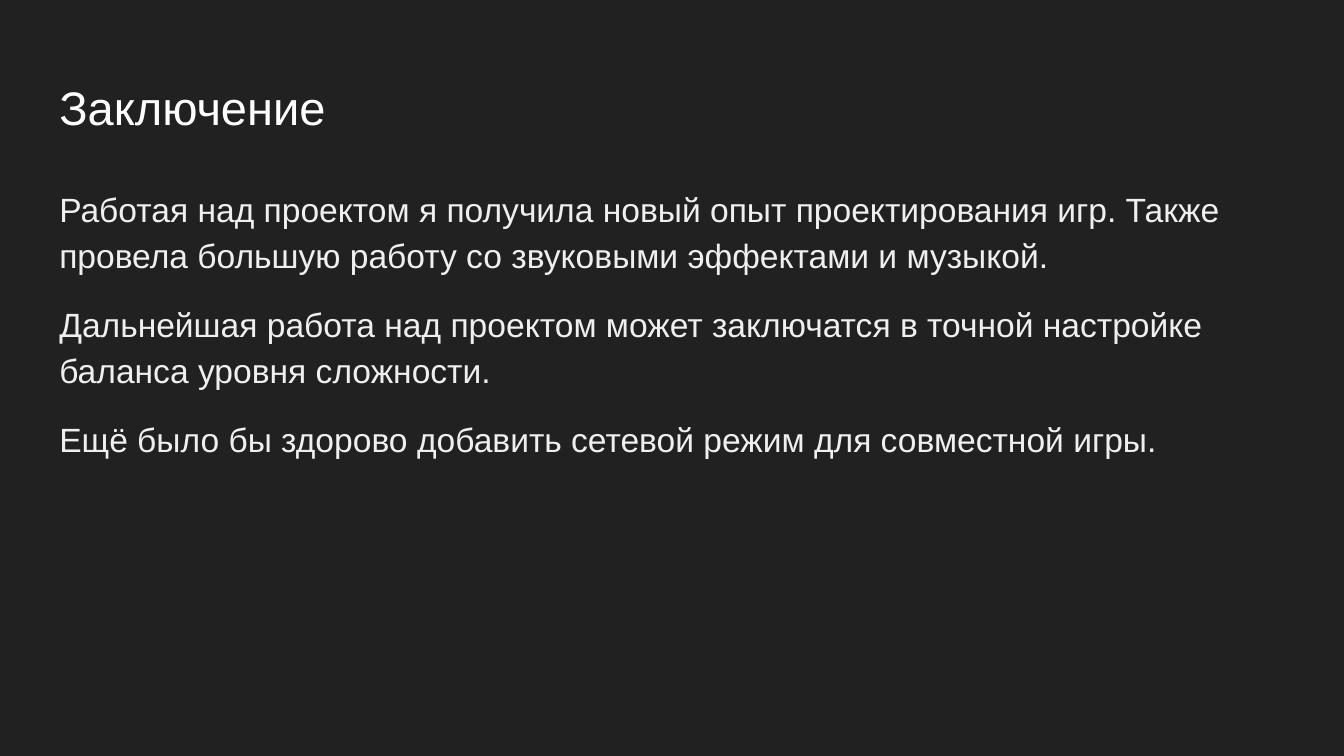
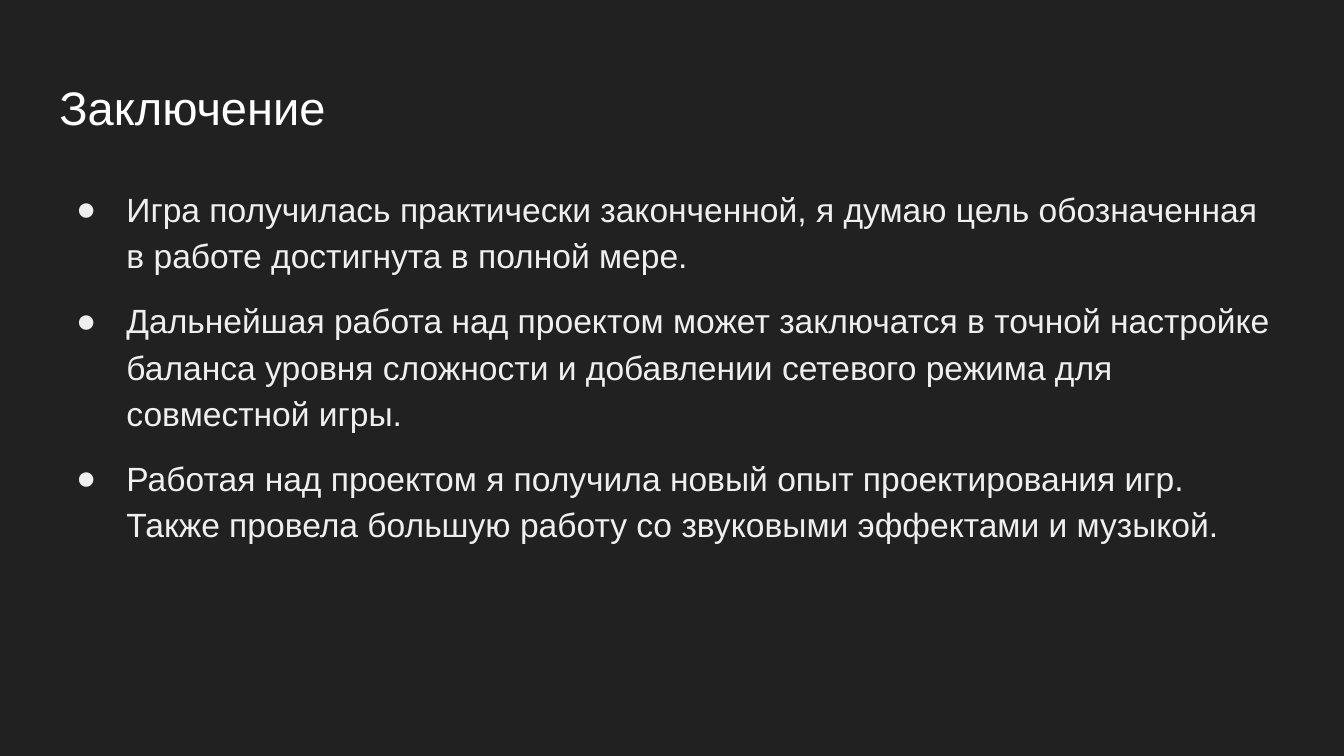
Before and after one commit to Tulishka/space_invaders_nt, a slide deck: slide 15 of docs/presentation.pptx (slide 12 before the commit). Drawn at 1344x756 pixels with LibreOffice and Linux fonts; fonts in the diff are those of the drawing. Boxes give left, top, right and bottom in pixels: in the first picture for what was removed or moved away, otherwise in the second. Text is boxed around its words. In the diff, an @@ line names an element or a change of style, - is before the commit and + after.

```diff
--- a/docs/presentation.pptx
+++ b/docs/presentation.pptx
@@ text at [126,197,1269,432]: paragraphs added @@
+● Игра получилась практически законченной, я думаю цель обозначенная в работе достигнута в полной мере.
+● Дальнейшая работа над проектом может заключатся в точной настройке баланса уровня сложности и добавлении сетевого режима для совместной игры.
@@ text at [59,312,1202,458]: paragraphs removed @@
-Дальнейшая работа над проектом может заключатся в точной настройке баланса уровня сложности.
-Ещё было бы здорово добавить сетевой режим для совместной игры.
@@ text at [126,466,1219,543]: bullet none to ●; more space between paragraphs @@
```
Also in this commit, not shown: 5 other slides changed, 7 slides added, 4 slides removed.
